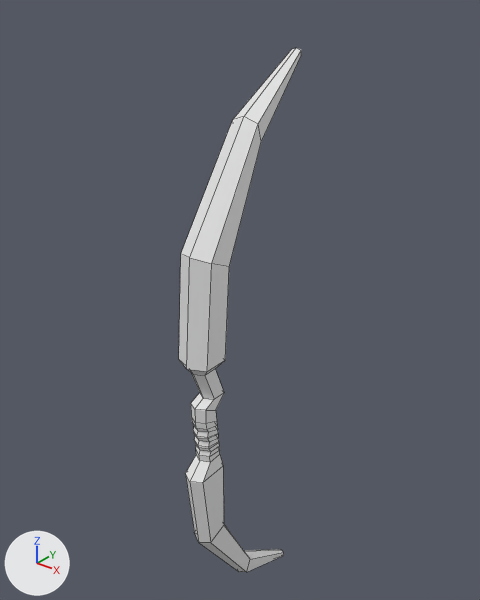
What one commit did to the FBX model DKGK-VR/Assets/Models/Bow.fbx.
Rendered twice from a 50 mm camera at (10.89, -11.89, 12.13) aimed at (-0.65, 2.55, 3.18). Every picture has the same lights, and +X, +Y and +Z are marked at lower left. Mesh edges are drawn as thin lines.
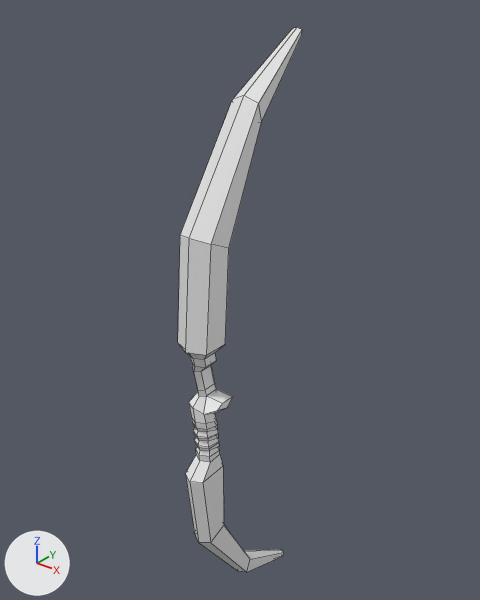
The change in detail:
me_cube_002 is used by ob_cube_001; location (0.0, 0.0, 0.0).
me_cube_002 had 132 vertices, 130 faces and spanned x -0.5..0.5, y -0.7..4.3, z -8.6..10.4.
me_cube_002 now has 154 vertices, 152 faces and spans x -0.5..0.6, y -0.7..4.3, z -8.6..10.9.
Part 1, on me_cube_002:
7 faces are deleted.
9 vertices in x -0.3..0.3, y -0.3..0.6, z -0.6..1.2 move by (-0.1, 0.0, 0.0).
7 vertices in x -0.4..0.4, y 1.9..4.2, z 8.3..10.4 move by (0.0, 0.0, 0.5).
5 vertices in x -0.4..0.4, y 1.9..4.2, z 8.1..10.3 move by (0.0, 0.0, 0.6).
3 vertices in x -0.3, y -0.1..0.0, z -0.6..0.2 move by (0.1, 0.0, 0.0).
24 vertices move from x -0.5..0.5, y -0.6..0.8, z 0.8..5.7 to x -0.3..0.3, y -0.3..0.7, z 0.6..2.4.
22 vertices are added at x -0.5..0.6, y -0.6..0.8, z 0.9..6.2.
29 new faces join them.

Changed parts and their boxes [x1, y1, x2, y2] in the pictures (480 x 600 px):
'Cube.001', reshaped
    before: [179, 48, 301, 572]
    after: [178, 28, 302, 572]
part 1 of me_cube_002, built on
    before: [179, 48, 301, 457]
    after: [178, 28, 302, 457]
